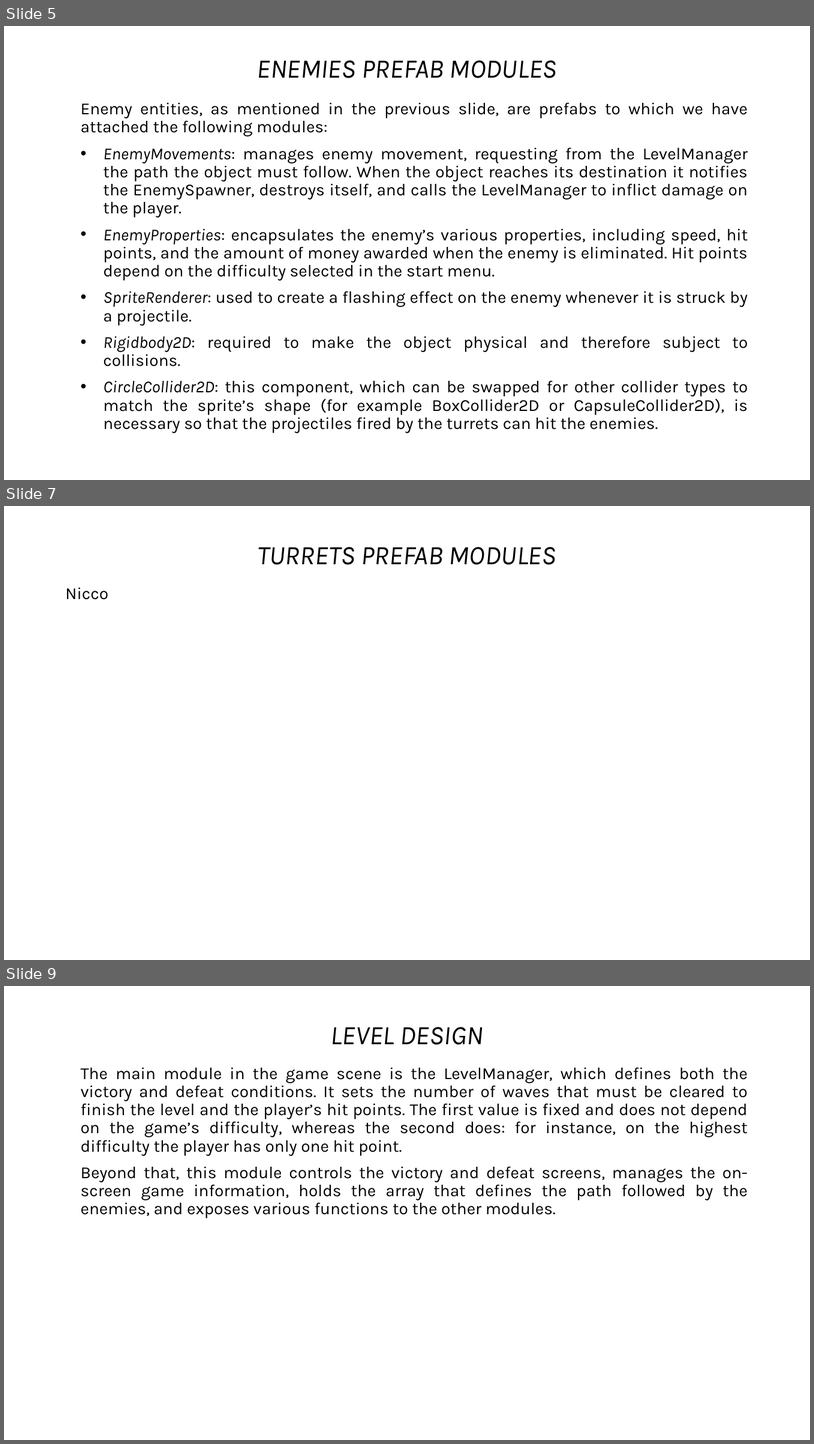
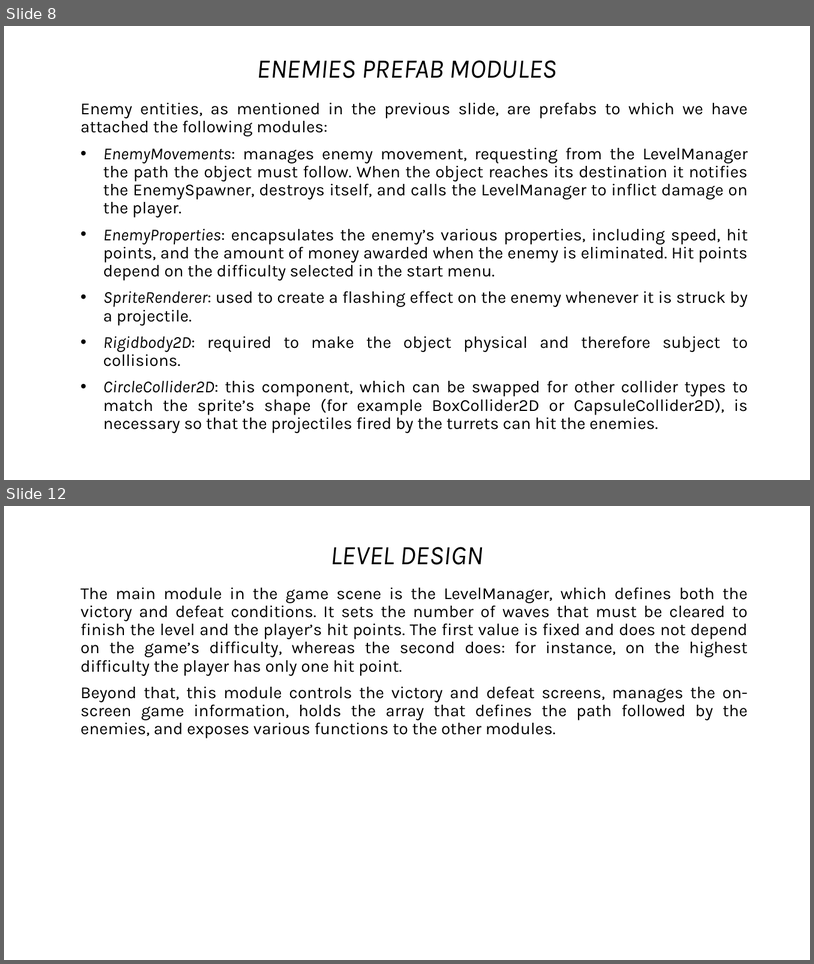
Before and after one commit to DheAnto/TowerDefence, a slide deck: Report Game Dev Eng version.pptx. Shown one above the other, each under a label of ours: slides 5, 7 and 9 before the commit, slides 8 and 12 after it; the slides between them are not shown. The pictures are 814x1444 and 814x964 pixels, drawn with LibreOffice and Linux fonts; fonts in the diff are those of the drawing. Boxes give left, top, right and bottom in pixels: in the first picture for what was removed or moved away, otherwise in the second. Text is boxed around its words. In the diff, an @@ line names an element or a change of style, - is before the commit and + after.

```diff
--- a/Report Game Dev Eng version.pptx
+++ b/Report Game Dev Eng version.pptx
@@ slide 7 removed at (4, 506, 810, 960), background #FFFFFF @@
@@ title removed at (257, 547, 557, 565) @@
-TURRETS PREFAB MODULES
@@ text removed at (65, 587, 108, 600) @@
-Nicco
@@ what was slide 5 is now slide 8 @@
@@ what was slide 9 is now slide 12 @@
```
Also in this commit, not shown: 3 slides changed, 4 slides added.
